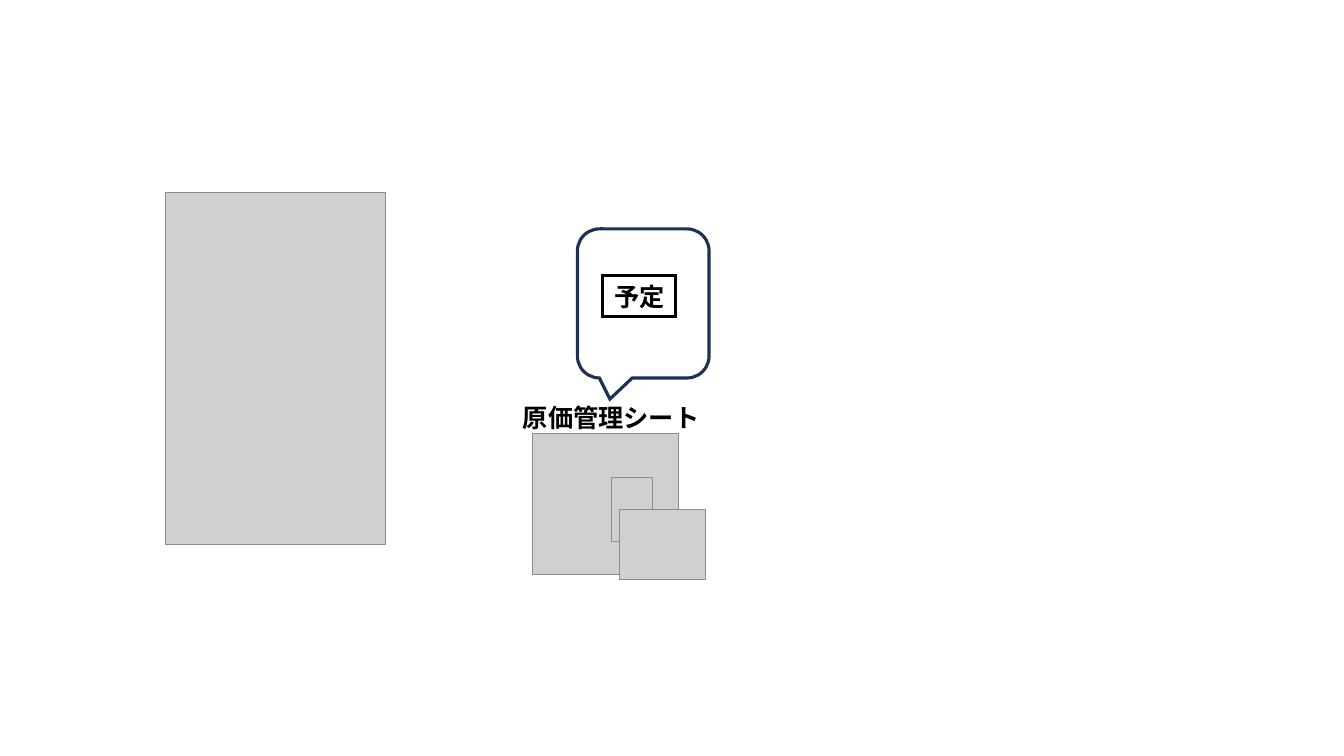
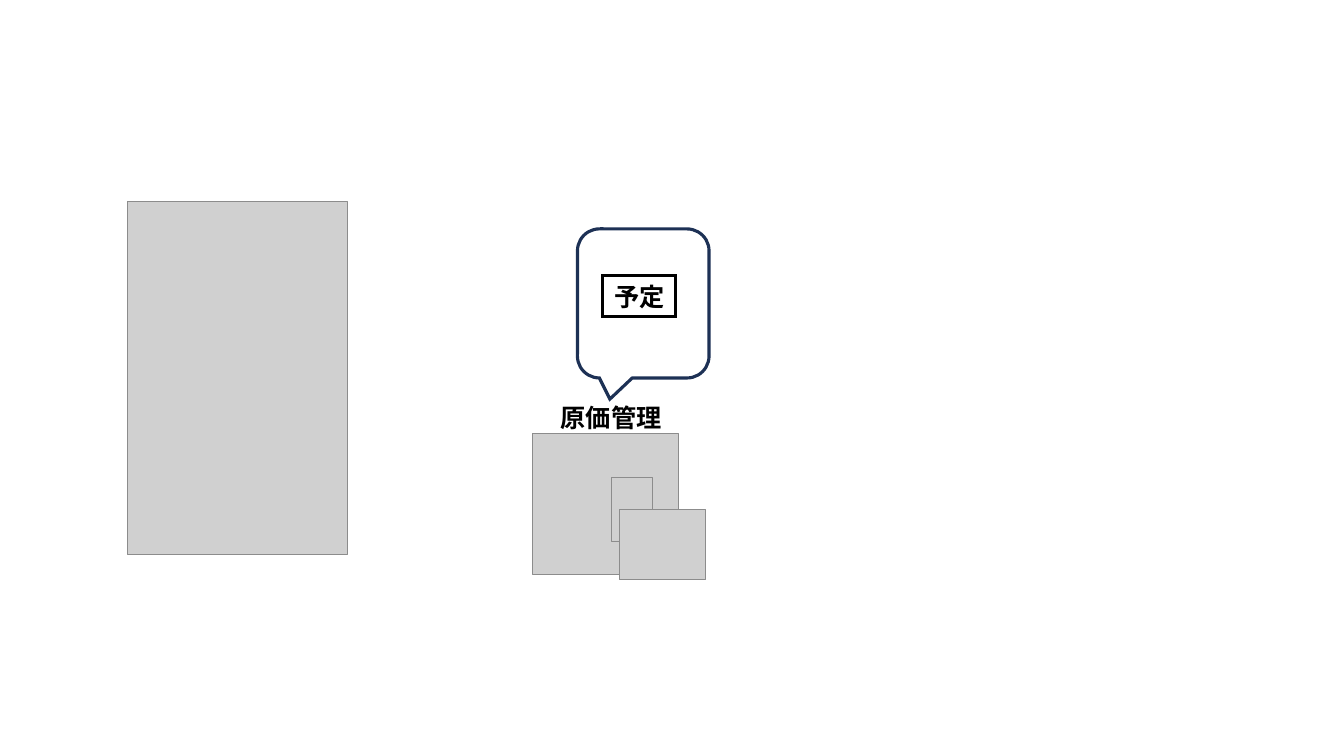
Before and after one commit to nishida2073/project_management, a slide deck: slide 3 of tool/macro/実績反映機能_マニュアル.pptx. Drawn at 1344x756 pixels with LibreOffice and Linux fonts; fonts in the diff are those of the drawing; grey boxes stand for pictures. Boxes give left, top, right and bottom in pixels: in the first picture for what was removed or moved away, otherwise in the second. Text is boxed around its words. In the diff, an @@ line names an element or a change of style, - is before the commit and + after.

```diff
--- a/tool/macro/実績反映機能_マニュアル.pptx
+++ b/tool/macro/実績反映機能_マニュアル.pptx
@@ picture moved from (x1=166, y1=193, x2=386, y2=544) to (x1=127, y1=202, x2=348, y2=555) @@
@@ text at (x1=561, y1=402, x2=662, y2=434): text changed @@
-原価管理シート
+原価管理
```
Also in this commit, not shown: 9 slides added, 3 slides removed, 11 other files.
